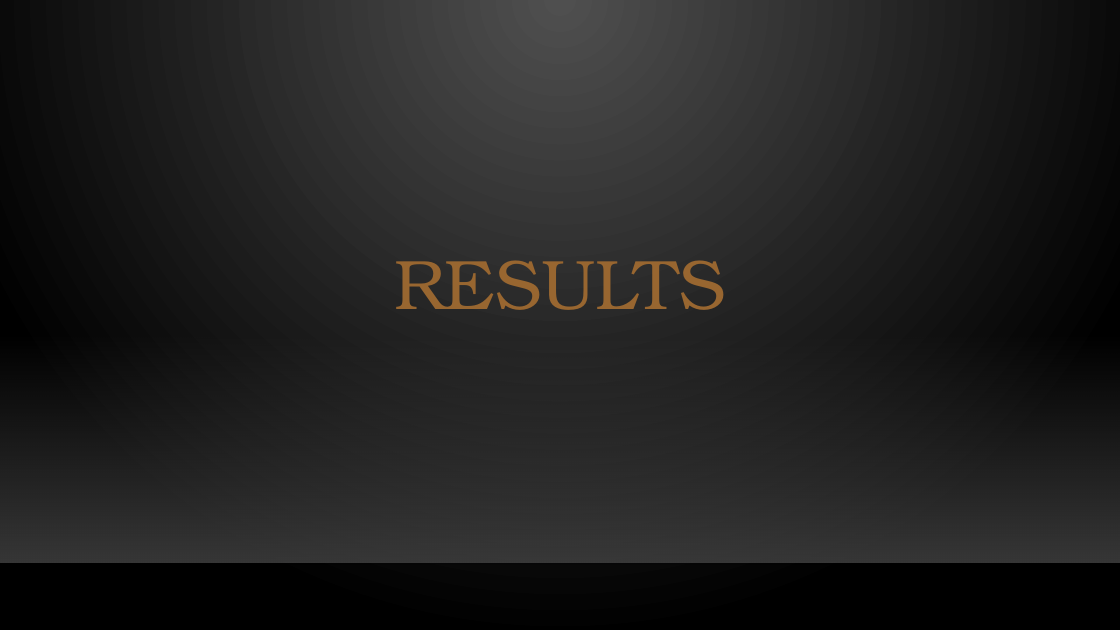
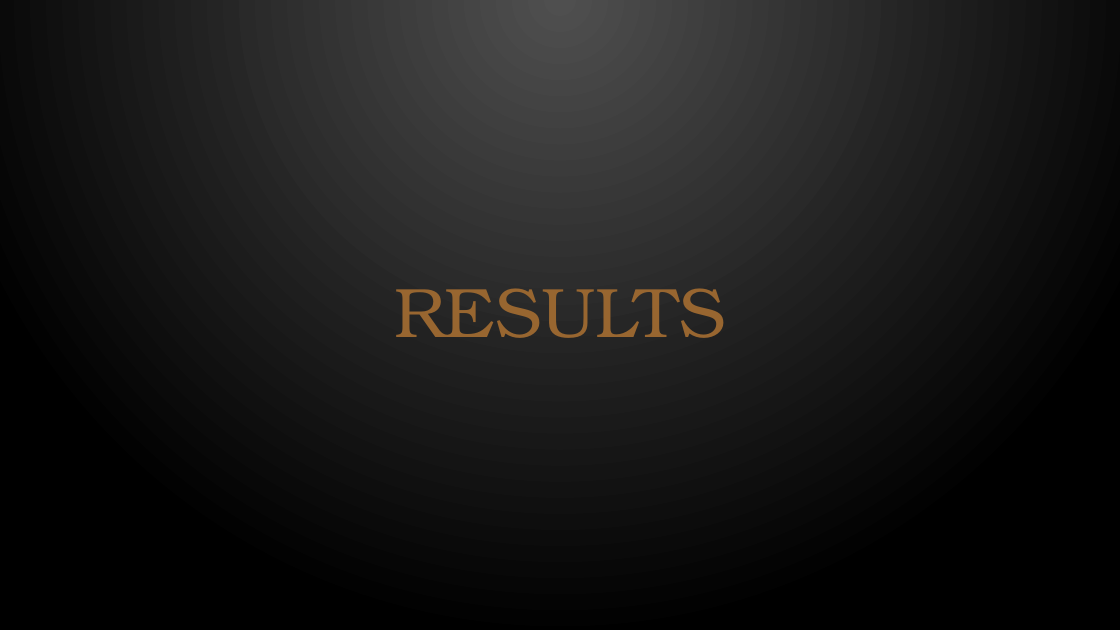
Before and after one commit to davidkristoffersen/bed-2056_data_science_project, a slide deck: slide 5 of datascience_project.pptx. Drawn at 1120x630 pixels with LibreOffice and Linux fonts; fonts in the diff are those of the drawing; background and template pictures are left out. Boxes give left, top, right and bottom in pixels: in the first picture for what was removed or moved away, otherwise in the second. Text is boxed around its words. In the diff, an @@ line names an element or a change of style, - is before the commit and + after.

```diff
--- a/datascience_project.pptx
+++ b/datascience_project.pptx
@@ title "RESULTS": place and size @@
-title "RESULTS" at (394,260,725,310)
+title "RESULTS" at (394,288,725,338)
@@ rectangle removed at (0,333,1120,563) @@
@@ line removed from (0, 564) to (1120, 564) @@
```
Also in this commit, not shown: 5 other slides changed.
